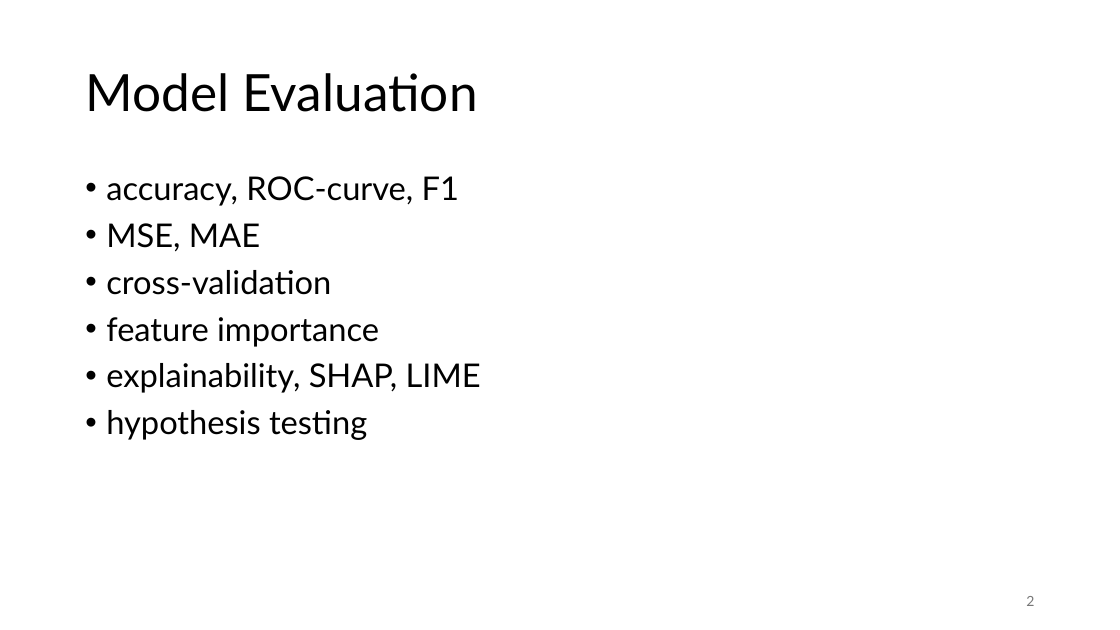
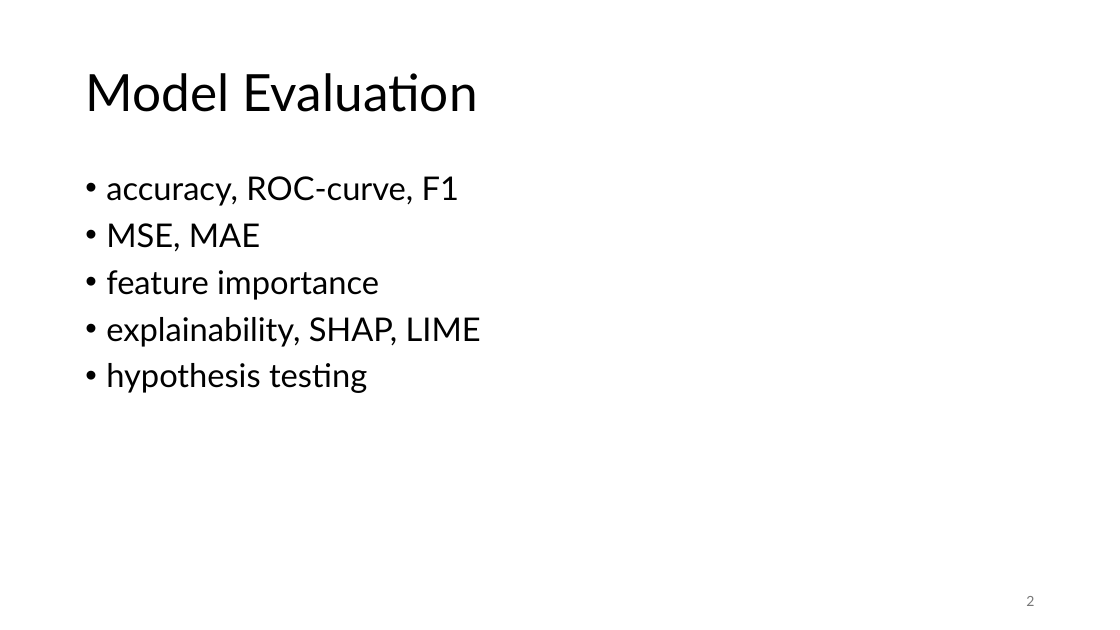
Before and after one commit to FelixWick/data_science, a slide deck: slide 2 of slides/7_model_evaluation.pptx. Drawn at 1120x630 pixels with LibreOffice and Linux fonts; fonts in the diff are those of the drawing. Boxes give left, top, right and bottom in pixels: in the first picture for what was removed or moved away, otherwise in the second. Text is boxed around its words. In the diff, an @@ line names an element or a change of style, - is before the commit and + after.

```diff
--- a/slides/7_model_evaluation.pptx
+++ b/slides/7_model_evaluation.pptx
@@ text at (106,270,331,295): paragraph removed @@
-• cross-validation
```
Also in this commit, not shown: 4 slides removed, 2 other files.
